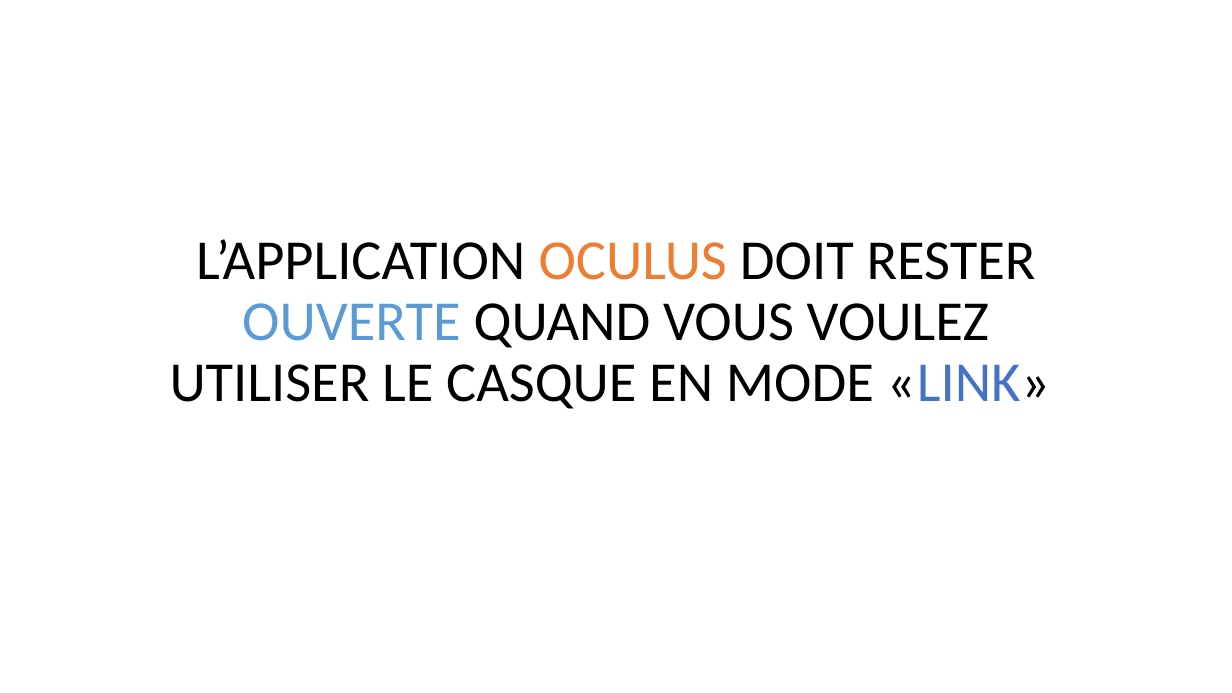
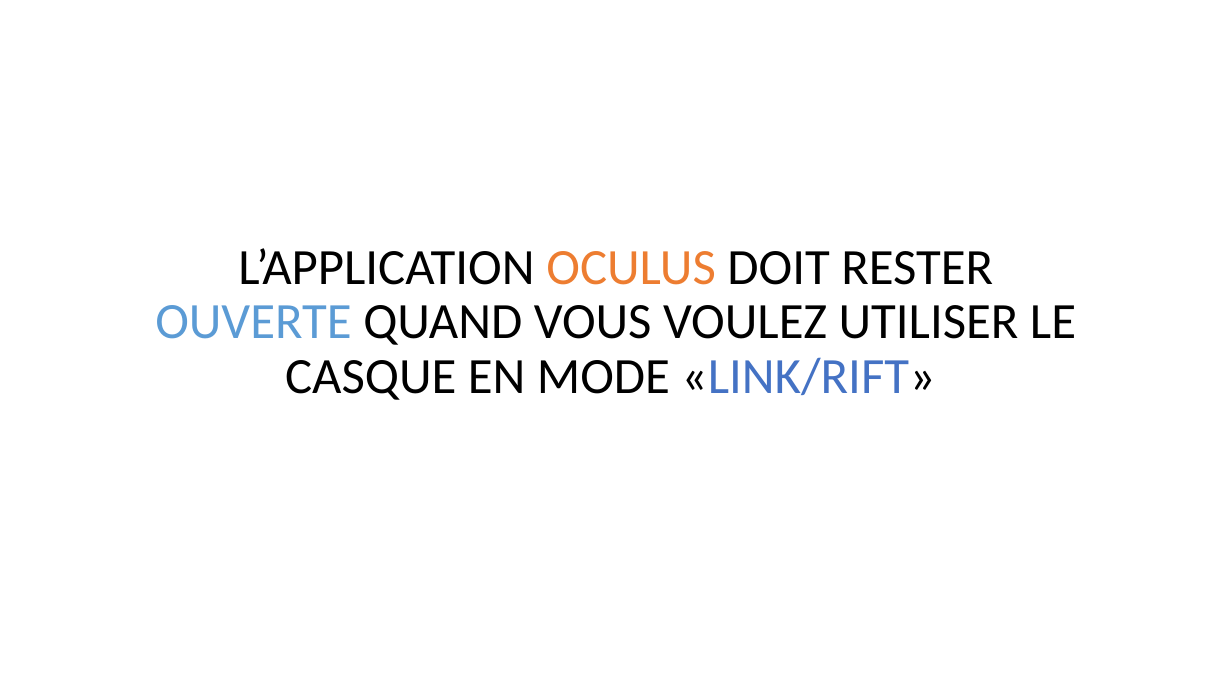
Before and after one commit to tim-montmorency/rel-unity, a slide deck: slide 3 of docs/quest_link/quest_link.pptx. Drawn at 1232x693 pixels with LibreOffice and Linux fonts; fonts in the diff are those of the drawing. Boxes give left, top, right and bottom in pixels: in the first picture for what was removed or moved away, otherwise in the second. Text is boxed around its words. In the diff, an @@ line names an element or a change of style, - is before the commit and + after.

```diff
--- a/docs/quest_link/quest_link.pptx
+++ b/docs/quest_link/quest_link.pptx
@@ title at [155,248,1076,400]: text changed; size 44 to 39.6 pt @@
-L’APPLICATION OCULUS DOIT RESTER OUVERTE QUAND VOUS VOULEZ UTILISER LE CASQUE EN MODE «LINK»
+L’APPLICATION OCULUS DOIT RESTER OUVERTE QUAND VOUS VOULEZ UTILISER LE CASQUE EN MODE «LINK/RIFT»
```
Also in this commit, not shown: 4 slides added, 2 slides removed, 16 other files.
